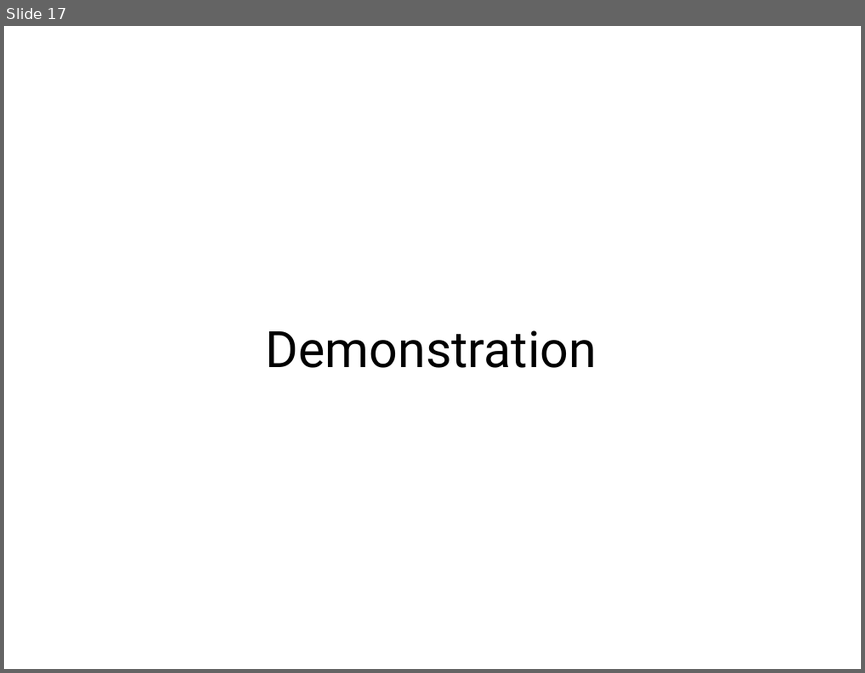
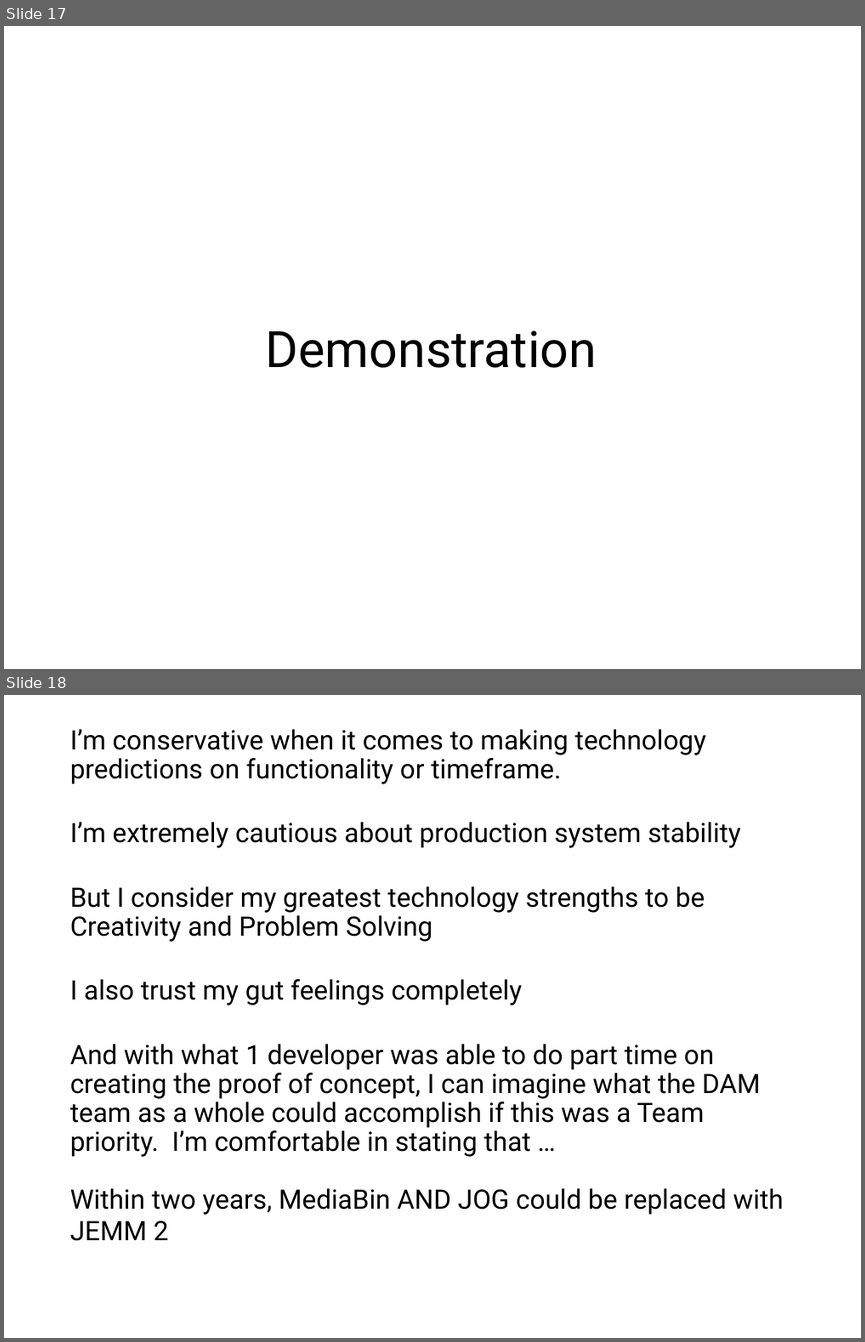
Before and after one commit to wshromoff/SOL, a slide deck: Files/Metadata_Groupings/Tables.pptx. Shown one above the other, each under a label of ours: slide 17 before the commit, slides 17 and 18 after it. The pictures are 865x673 and 865x1342 pixels, drawn with LibreOffice and Linux fonts; fonts in the diff are those of the drawing. Boxes give left, top, right and bottom in pixels: in the first picture for what was removed or moved away, otherwise in the second. Text is boxed around its words. In the diff, an @@ line names an element or a change of style, - is before the commit and + after.

```diff
--- a/Files/Metadata_Groupings/Tables.pptx
+++ b/Files/Metadata_Groupings/Tables.pptx
@@ slide 18 added at bbox=[4, 695, 861, 1338], background #FFFFFF @@
@@ text added at bbox=[70, 729, 760, 1157], 32 pt, text #000000 @@
+I’m conservative when it comes to making technology predictions on functionality or timeframe.
+I’m extremely cautious about production system stability
+But I consider my greatest technology strengths to be Creativity and Problem Solving
+I also trust my gut feelings completely
+And with what 1 developer was able to do part time on creating the proof of concept, I can imagine what the DAM team as a whole could accomplish if this was a Team priority. I’m comfortable in stating that …
@@ text added at bbox=[70, 1188, 783, 1241], 32 pt, text #000000 @@
+Within two years, MediaBin AND JOG could be replaced with JEMM 2
```
Also in this commit, not shown: 10 slides changed, 2 other files.
